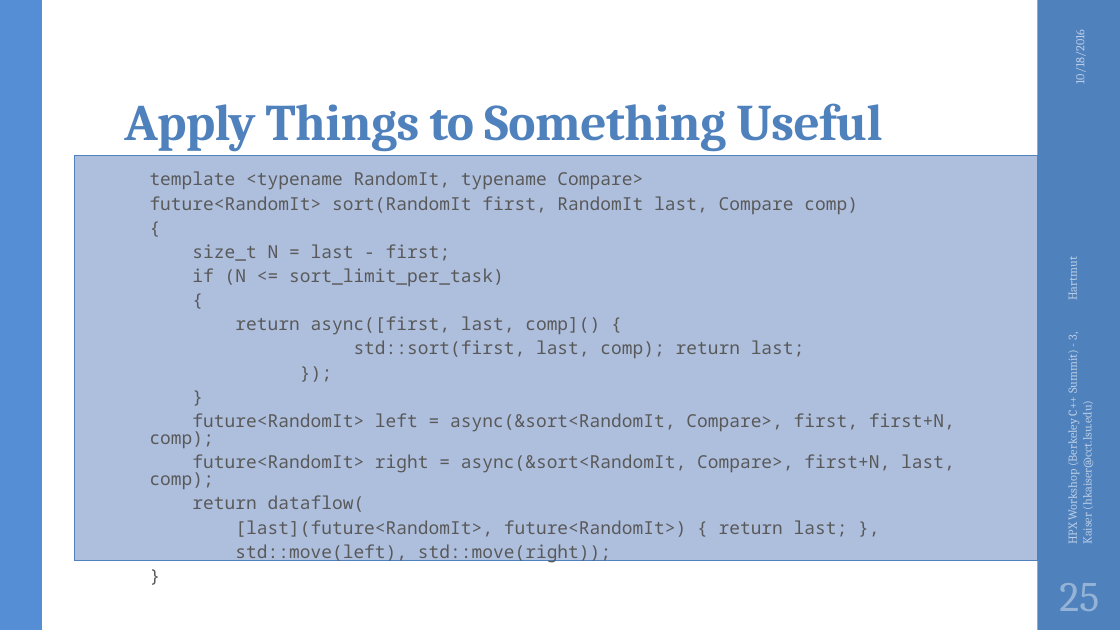
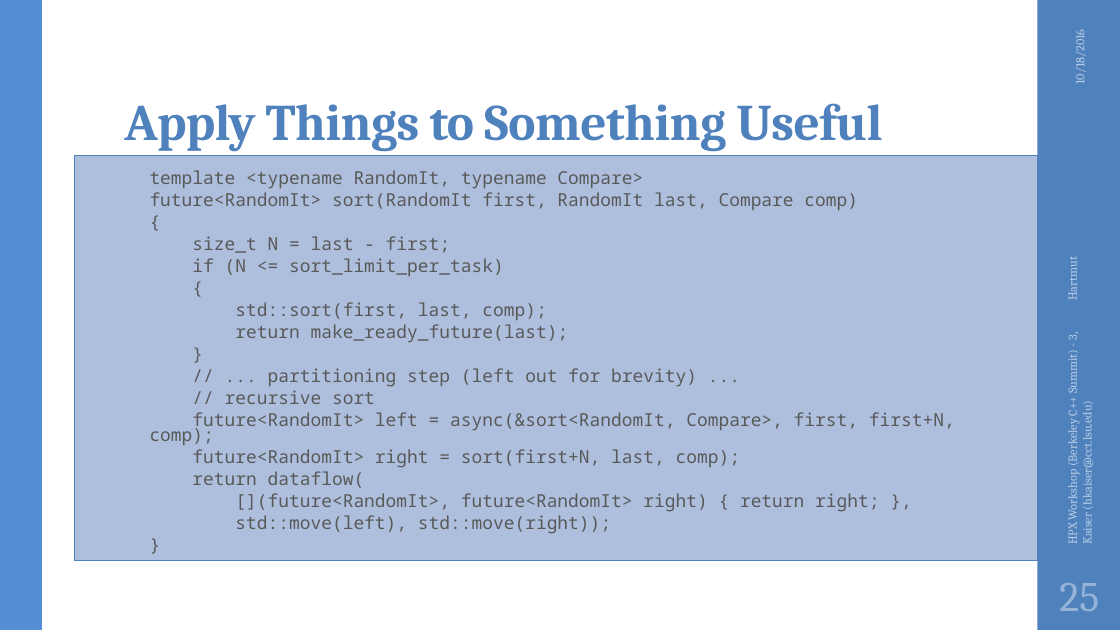
Before and after one commit to STEllAR-GROUP/tutorials, a slide deck: slide 25 of lbl2016/HPX Workshop (Berkeley C++ Summit) - 3.pptx. Drawn at 1120x630 pixels with LibreOffice and Linux fonts; fonts in the diff are those of the drawing; background and template pictures are left out. Boxes give left, top, right and bottom in pixels: in the first picture for what was removed or moved away, otherwise in the second. Text is boxed around its words. In the diff, an @@ line names an element or a change of style, - is before the commit and + after.

Commit message:
More for sort

```diff
--- a/lbl2016/HPX Workshop (Berkeley C++ Summit) - 3.pptx
+++ b/lbl2016/HPX Workshop (Berkeley C++ Summit) - 3.pptx
@@ text at [150, 170, 955, 534]: line spacing 0.8 to 0.7 @@
@@ text at [235, 302, 569, 343]: text changed @@
-  return async([first, last, comp]() {
-  std::sort(first, last, comp); return last;
-  });
+  std::sort(first, last, comp);
+  return make_ready_future(last);
@@ text at [225, 368, 697, 404]: paragraphs added @@
+  // ... partitioning step (left out for brevity) ...
+  // recursive sort
@@ text at [192, 449, 740, 468]: text changed @@
-  future<RandomIt> right = async(&sort<RandomIt, Compare>, first+N, last, comp);
+  future<RandomIt> right = sort(first+N, last, comp);
@@ text at [235, 493, 879, 512]: text changed @@
-  [last](future<RandomIt>, future<RandomIt>) { return last; },
+  [](future<RandomIt>, future<RandomIt> right) { return right; },
```
Also in this commit, not shown: 1 slide added, 1 other file.
